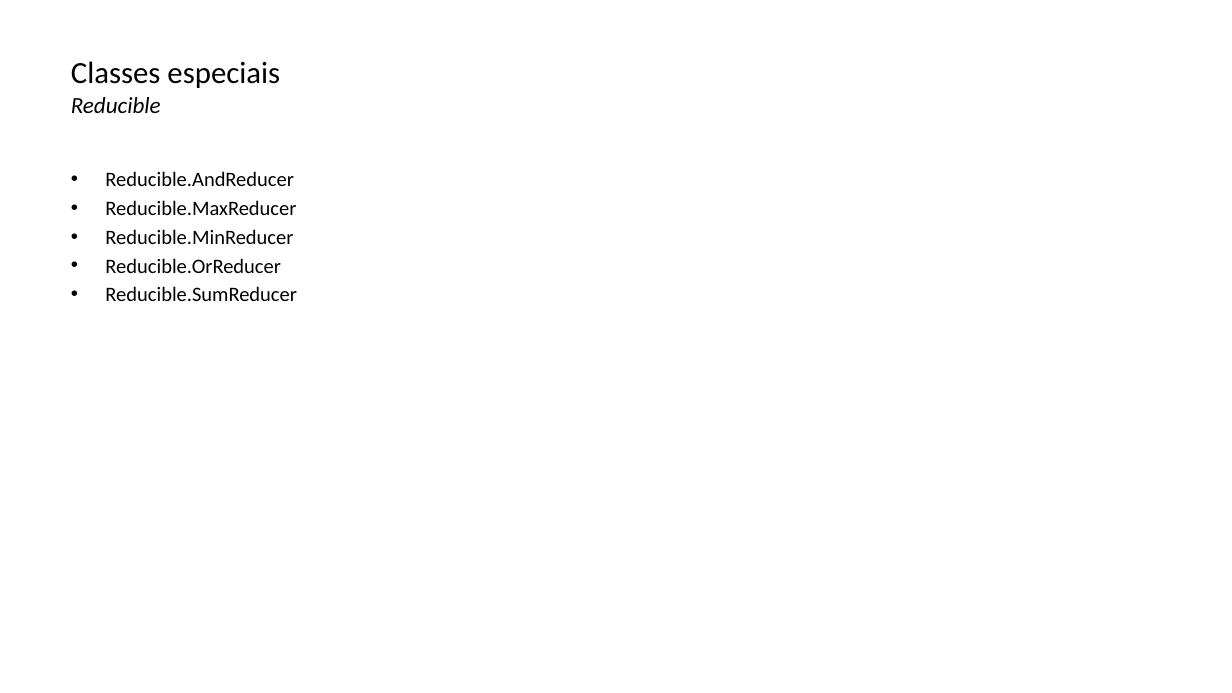
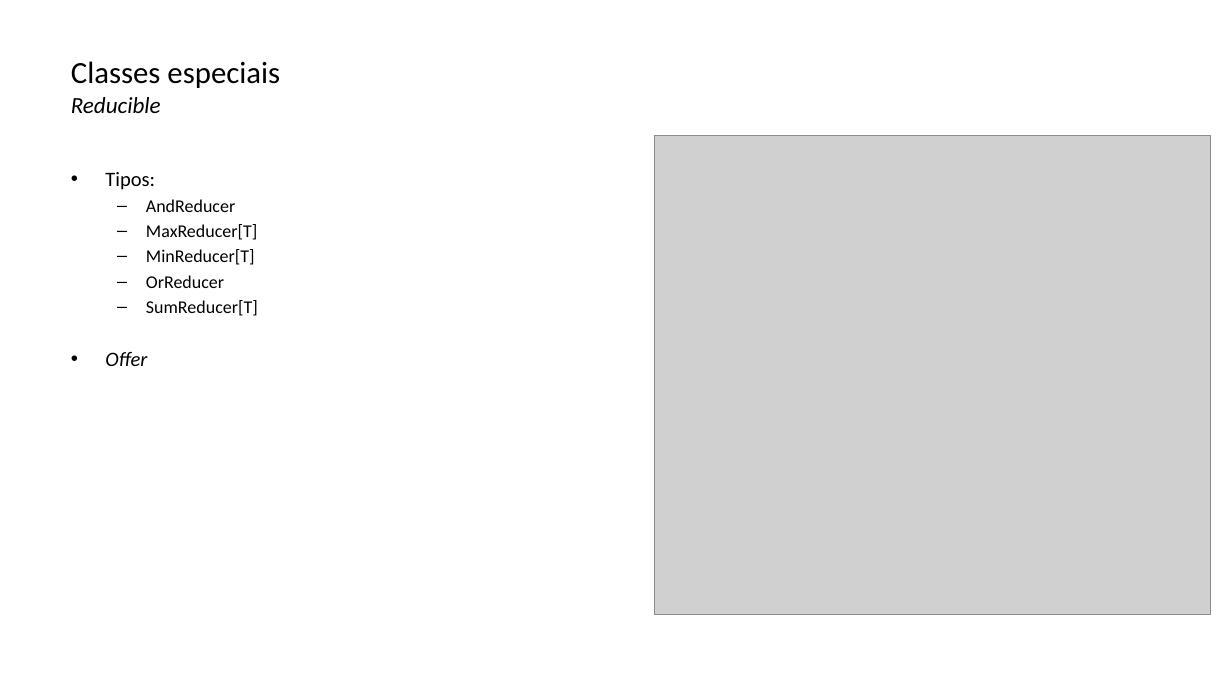
Before and after one commit to lquatrin/inf2591, a slide deck: slide 28 of x10.pptx (slide 26 before the commit). Drawn at 1232x693 pixels with LibreOffice and Linux fonts; fonts in the diff are those of the drawing; grey boxes stand for pictures. Boxes give left, top, right and bottom in pixels: in the first picture for what was removed or moved away, otherwise in the second. Text is boxed around its words. In the diff, an @@ line names an element or a change of style, - is before the commit and + after.

Commit message:
apresentação

```diff
--- a/x10.pptx
+++ b/x10.pptx
@@ title "Classes especiais Reducible" at bbox=[71, 61, 280, 113]: list level 2 to 1 in "Classes especiais Reducible" @@
@@ picture added at bbox=[655, 136, 1211, 616] @@
@@ text at bbox=[105, 172, 258, 366]: text changed; size 16 to 14 pt @@
-• Reducible.AndReducer
-• Reducible.MaxReducer
-• Reducible.MinReducer
-• Reducible.OrReducer
-• Reducible.SumReducer
+• Tipos:
+  – AndReducer
+  – MaxReducer[T]
+  – MinReducer[T]
+  – OrReducer
+  – SumReducer[T]
+• Offer
```
Also in this commit, not shown: 6 other slides changed, 1 slide added, 3 slides removed.
